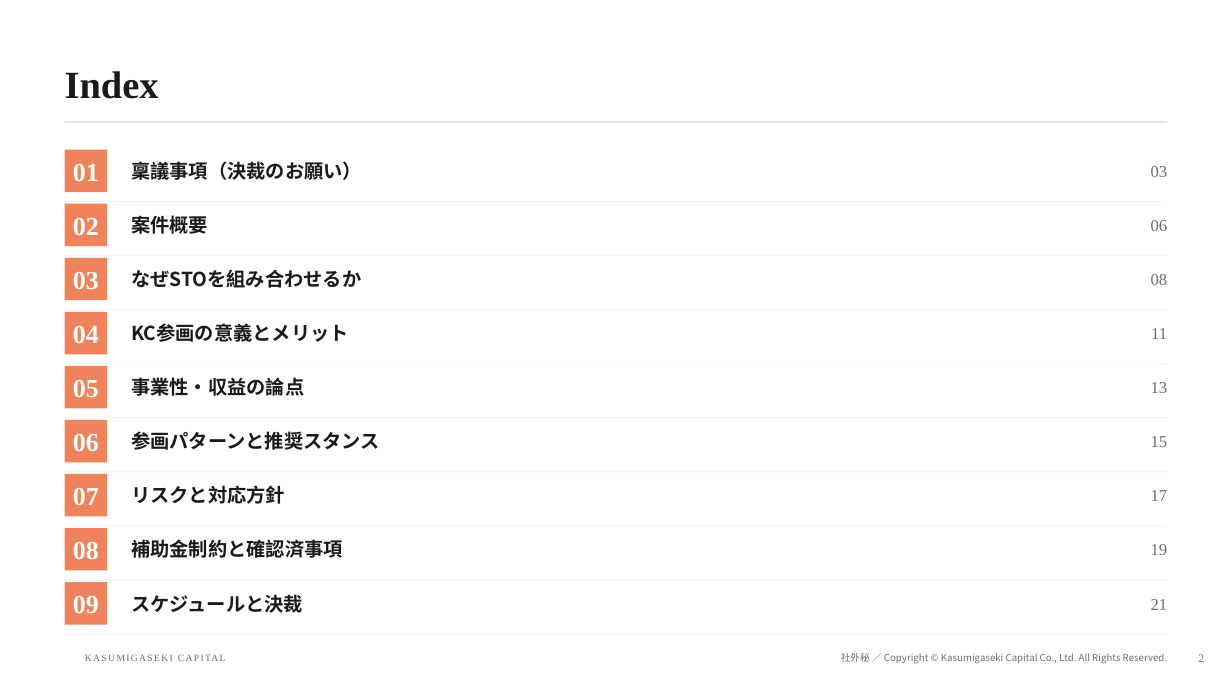
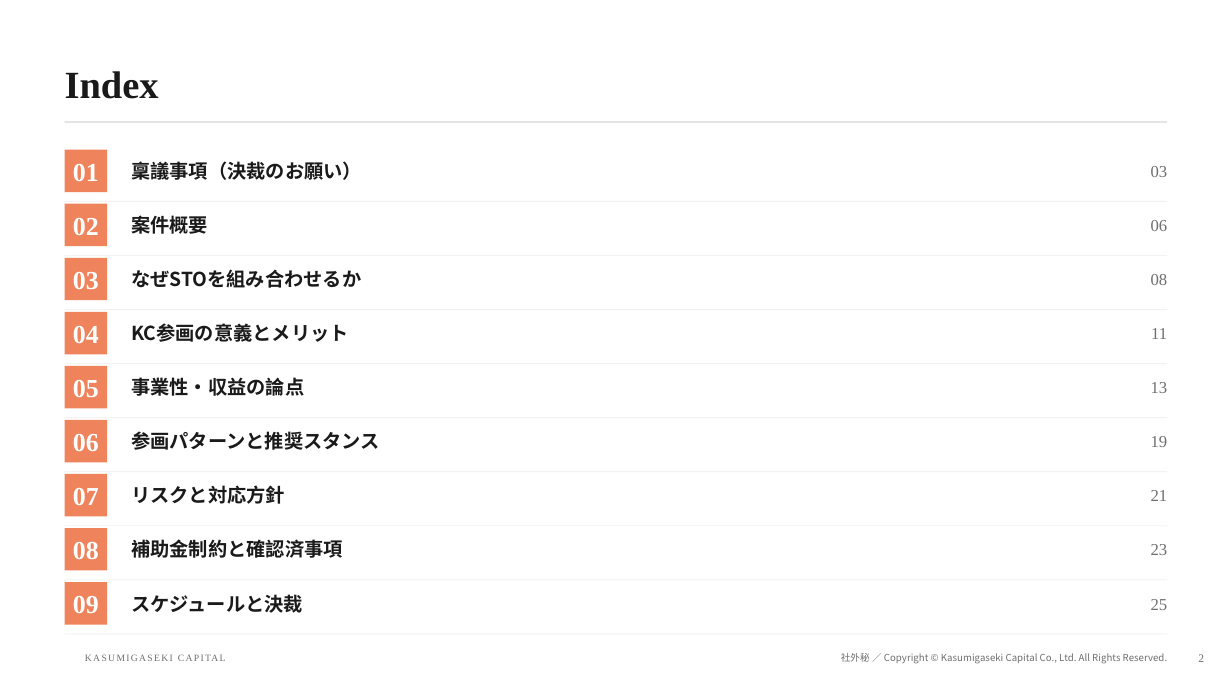
Before and after one commit to Kanta02cer/hotel-simulation, a slide deck: slide 2 of slides/nlcs-kobe-sto/NLCS神戸STO_KC参画稟議.pptx. Drawn at 1232x693 pixels with LibreOffice and Linux fonts; fonts in the diff are those of the drawing; background and template pictures are left out. Boxes give left, top, right and bottom in pixels: in the first picture for what was removed or moved away, otherwise in the second. Text is boxed around its words. In the diff, an @@ line names an element or a change of style, - is before the commit and + after.

```diff
--- a/slides/nlcs-kobe-sto/NLCS神戸STO_KC参画稟議.pptx
+++ b/slides/nlcs-kobe-sto/NLCS神戸STO_KC参画稟議.pptx
@@ text at [1151, 436, 1168, 447]: text changed @@
-15
+19
@@ text at [1151, 490, 1168, 501]: text changed @@
-17
+21
@@ text at [1151, 544, 1168, 555]: text changed @@
-19
+23
@@ text at [1151, 599, 1168, 610]: text changed @@
-21
+25
```
Also in this commit, not shown: 5 other slides changed, 5 slides added, 1 slide removed, 1 other file.
